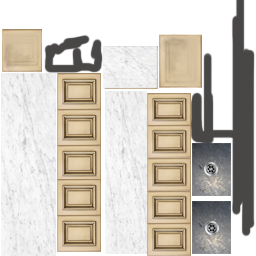
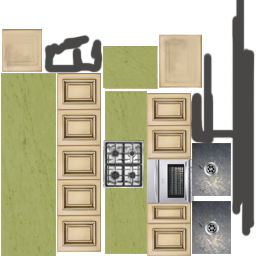
Layer changes from the first 256 x 256 image to the second:
added layer "Layer 9" above "Layer 7" over [103, 140, 144, 188]
added layer "Layer 7" above "Layer 2 copy 2" over [114, 159, 194, 203]
painted on "Layer 2 copy 2" over [1, 46, 182, 256]
removed layer "Layer 2 copy" over [105, 91, 147, 254]
removed layer "Layer 2" over [1, 73, 56, 256]
added layer "Layer 8" above "Layer 1 copy 9" over [147, 203, 191, 223]
added layer "Layer 1 copy 3 (merged)" above "Layer 1 copy 3" over [57, 73, 101, 215]
